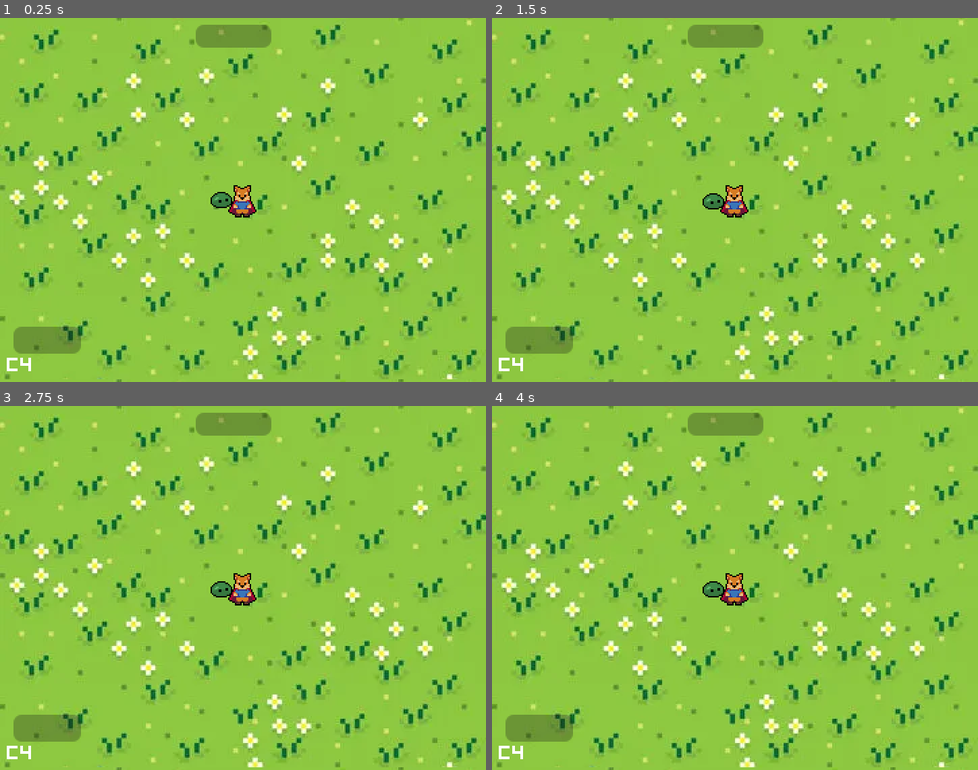
Above: before the commit, frames 1-4 (two rows, left to right).
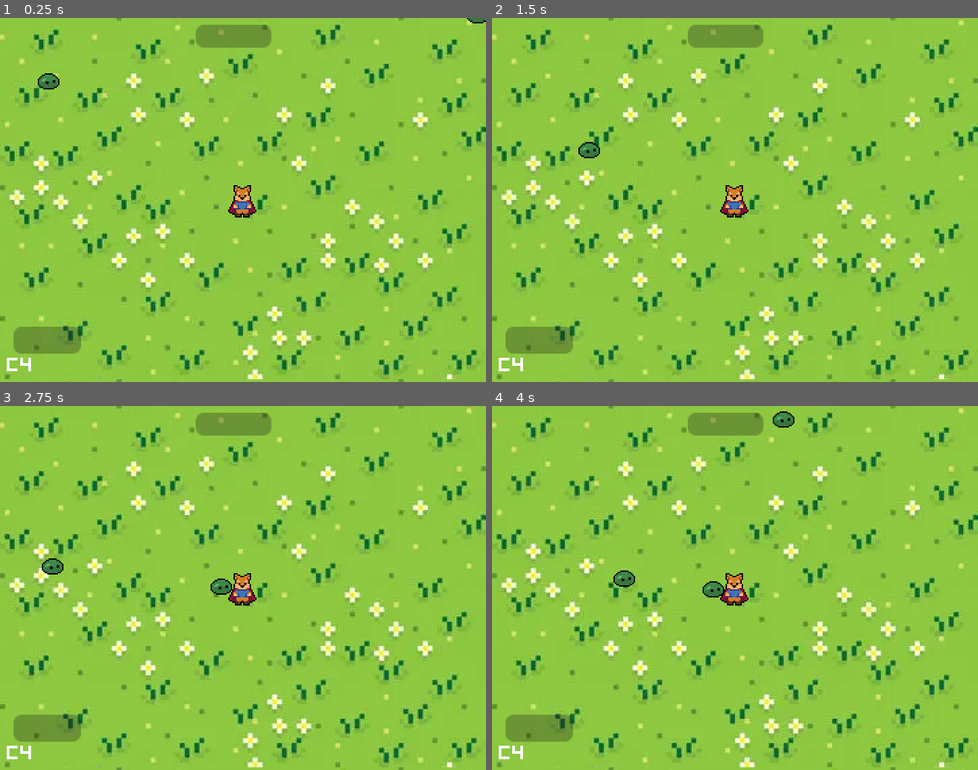
Above: after the commit, the same moments.

Repository: dorrajem/HarmoniaV
Game: Godot game, scene res://Scenes/World Scenes/testing_ground.tscn
Two runs of this game, one before a commit and one after it. Both use one fixed random seed, a clock stepped at 60 frames per second and the inputs below. Before the commit the project has no main scene; this scene is started directly in both runs.
Inputs:
- Up to frame 1 (0.25 s): no input
- Up to frame 2 (1.5 s): no input
- Up to frame 3 (2.75 s): no input
- Up to frame 4 (4 s): no input

The runs differ from the first frame. In frame 1, 0.4% of the frame differs, in the area x 7-100%, y 0-53%; in frame 2, 0.3%; in frame 3, 0.3%; in frame 4, 0.3%.

Commit message:
spawn enemies in waves + fixed navigation

Diff:
--- a/Enemy/enemy.gd
+++ b/Enemy/enemy.gd
@@ -1,20 +1,23 @@
 extends CharacterBody2D
 class_name Enemy
 
-@export var patrol_points: Array[Vector2] = [] # Set in the editor
+@export var patrol_point_count: int = 4               # how many random patrol points
+@export var patrol_radius: float = 200.0              # how far from spawn point
 @export var patrol_speed: float = 50.0
 @export var chase_speed: float = 100.0
 @export var detection_radius: float = 100.0
 
 var _current_point := 0
+var _patrol_points: Array[Vector2] = []
 var _player: Node2D = null
 var _is_chasing := false
 
+
 func _ready() -> void:
-	# Find the player automatically
 	_player = get_tree().get_first_node_in_group("Player")
-	if patrol_points.is_empty():
-		push_warning("No patrol points set for %s!" % name)
+
+	# ✅ Generate patrol points dynamically
+	_generate_patrol_points()
 
 func _physics_process(delta: float) -> void:
 	if _is_chasing and _player:
@@ -24,46 +27,51 @@
 
 	_check_player_detection()
 
+
+func _generate_patrol_points() -> void:
+	_patrol_points.clear()
+	for i in range(patrol_point_count):
+		var random_offset = Vector2(randf_range(-1, 1), randf_range(-1, 1)).normalized() * randf_range(0, patrol_radius)
+		var point = global_position + random_offset
+		_patrol_points.append(point)
+
+	print("%s generated patrol points: %s" % [name, _patrol_points])
+
+
 func _patrol(delta: float) -> void:
-	if patrol_points.is_empty():
+	if _patrol_points.is_empty():
 		return
 
-	var target := patrol_points[_current_point]
+	var target := _patrol_points[_current_point]
 	var direction := (target - global_position).normalized()
 	velocity = direction * patrol_speed
 	move_and_slide()
 
-	# When close to target, switch to next point
 	if global_position.distance_to(target) < 5.0:
-		_current_point = (_current_point + 1) % patrol_points.size()
+		_current_point = (_current_point + 1) % _patrol_points.size()
+
 
 func _chase_player(delta: float) -> void:
 	if not _player:
 		return
-
 	var direction := (_player.global_position - global_position).normalized()
 	velocity = direction * chase_speed
 	move_and_slide()
 
-	# Lose interest if player goes far away
 	if global_position.distance_to(_player.global_position) > detection_radius * 1.5:
 		_is_chasing = false
+
 
 func _check_player_detection() -> void:
 	if not _player:
 		return
-
 	var dist := global_position.distance_to(_player.global_position)
 	if dist < detection_radius:
 		var space_state = get_world_2d().direct_space_state
-
-		# ✅ create a proper raycast query
 		var query := PhysicsRayQueryParameters2D.create(global_position, _player.global_position)
-		query.exclude = [self]  # don’t detect itself
-
+		query.exclude = [self]
 		var result := space_state.intersect_ray(query)
 
-		# ✅ check result
 		if result.is_empty() or result["collider"] == _player:
 			_is_chasing = true
 		else:
--- a/Enemy/enemy.tscn
+++ b/Enemy/enemy.tscn
@@ -7,10 +7,8 @@
 
 [sub_resource type="CapsuleShape2D" id="CapsuleShape2D_px1sc"]
 
-[sub_resource type="Animation" id="Animation_px1sc"]
-resource_name = "idle"
-length = 0.8
-loop_mode = 1
+[sub_resource type="Animation" id="Animation_am0pq"]
+length = 0.001
 tracks/0/type = "value"
 tracks/0/imported = false
 tracks/0/enabled = true
@@ -24,8 +22,10 @@
 "values": [0]
 }
 
-[sub_resource type="Animation" id="Animation_am0pq"]
-length = 0.001
+[sub_resource type="Animation" id="Animation_px1sc"]
+resource_name = "idle"
+length = 0.8
+loop_mode = 1
 tracks/0/type = "value"
 tracks/0/imported = false
 tracks/0/enabled = true
--- /dev/null
+++ b/Enemy/enemy_spawner.gd
@@ -0,0 +1,65 @@
+extends Node2D
+class_name EnemySpawner
+
+@export var enemy_scene: PackedScene
+@export var initial_enemy_count: int = 5
+@export var spawn_interval: float = 20.0       # seconds between spawns
+@export var spawn_area_size: Vector2 = Vector2(1000, 800)
+@export var min_distance_from_player: float = 200.0
+@export var max_enemies: int = 100
+
+
+var _player: Node2D = null
+var _wave_count: int = 0
+var _timer: Timer
+
+
+func _ready() -> void:
+	_player = get_tree().get_first_node_in_group("Player")
+	if not enemy_scene:
+		push_error("EnemySpawner: enemy_scene not assigned!")
+		return
+
+	# spawn initial enemies
+	_spawn_enemies(initial_enemy_count)
+
+	# setup timer for new waves
+	_timer = Timer.new()
+	_timer.wait_time = spawn_interval
+	_timer.autostart = true
+	_timer.one_shot = false
+	add_child(_timer)
+	_timer.connect("timeout", _on_spawn_wave)
+
+
+func _spawn_enemies(count: int) -> void:
+	if not enemy_scene:
+		return
+
+	for i in range(count):
+		var enemy = enemy_scene.instantiate()
+		add_child(enemy)
+
+		# random spawn position in area
+		var spawn_pos: Vector2
+		var too_close := true
+		while too_close:
+			spawn_pos = Vector2(
+				randf_range(-spawn_area_size.x/2, spawn_area_size.x/2),
+				randf_range(-spawn_area_size.y/2, spawn_area_size.y/2)
+			)
+			too_close = _player and spawn_pos.distance_to(_player.global_position) < min_distance_from_player
+
+		enemy.global_position = spawn_pos
+		print("Spawned enemy at ", spawn_pos)
+
+
+
+func _on_spawn_wave() -> void:
+	_wave_count += 1
+	var new_enemy_count = int(initial_enemy_count * pow(2, _wave_count))
+	var current_enemy_count = get_child_count()
+	if current_enemy_count + new_enemy_count > max_enemies:
+		new_enemy_count = max_enemies - current_enemy_count
+	if new_enemy_count > 0:
+		_spawn_enemies(new_enemy_count)
--- /dev/null
+++ b/Enemy/enemy_spawner.tscn
@@ -0,0 +1,3 @@
+[gd_scene format=3 uid="uid://h8o8wjnbocdn"]
+
+[node name="EnemySpawner" type="Node2D"]
--- a/Player/player.gd
+++ b/Player/player.gd
@@ -301,3 +301,18 @@
 	animation_tree.set("parameters/StateMachine/MoveState/MoveState/blend_position", direction_vector)
 	animation_tree.set("parameters/StateMachine/AttackState/blend_position", direction_vector)
 	animation_tree.set("parameters/StateMachine/DashState/blend_position", direction_vector)
+
+
+
+var lives: int = 3
+
+func take_damage(amount: int) -> void:
+	lives -= amount
+	print("💥 Player hit! Lives remaining: ", lives)
+	if lives <= 0:
+		print("💀 Player has died!")
+		handle_death()
+
+func handle_death() -> void:
+	# for now, just log; later you can reset scene or respawn
+	print("Restart or game over logic here.")
--- a/Scenes/World Scenes/testing_ground.tscn
+++ b/Scenes/World Scenes/testing_ground.tscn
@@ -1,8 +1,9 @@
-[gd_scene load_steps=4 format=3 uid="uid://b3i4r6x3ynvoc"]
+[gd_scene load_steps=5 format=3 uid="uid://b3i4r6x3ynvoc"]
 
 [ext_resource type="Texture2D" uid="uid://bq3xp1w57ww41" path="res://Testing Texture Pack/Grass.webp" id="1_d6h6u"]
 [ext_resource type="PackedScene" uid="uid://bqqssa8nex3i3" path="res://Player/player.tscn" id="2_n1ume"]
 [ext_resource type="PackedScene" uid="uid://3rih3lcco63f" path="res://Enemy/enemy.tscn" id="3_eapo3"]
+[ext_resource type="Script" uid="uid://b6gcnnvafi30e" path="res://Enemy/enemy_spawner.gd" id="3_me3ea"]
 
 [node name="TestingGround" type="Node2D"]
 y_sort_enabled = true
@@ -20,5 +21,11 @@
 [node name="Player" parent="." instance=ExtResource("2_n1ume")]
 position = Vector2(180, 137)
 
-[node name="Enemy" parent="." instance=ExtResource("3_eapo3")]
-patrol_points = Array[Vector2]([Vector2(50, 50), Vector2(100, 50)])
+[node name="EnemySpawner" type="Node2D" parent="."]
+script = ExtResource("3_me3ea")
+enemy_scene = ExtResource("3_eapo3")
+spawn_area_size = Vector2(800, 500)
+
+[node name="Enemy" parent="EnemySpawner" instance=ExtResource("3_eapo3")]
+position = Vector2(29, 38)
+patrol_point_count = 10
--- a/project.godot
+++ b/project.godot
@@ -11,6 +11,7 @@
 [application]
 
 config/name="HarmoniaV"
+run/main_scene="uid://b3i4r6x3ynvoc"
 config/features=PackedStringArray("4.5", "Forward Plus")
 config/icon="res://icon.svg"
 
@@ -18,7 +19,6 @@
 
 window/size/viewport_width=360
 window/size/viewport_height=270
-window/size/mode=3
 window/size/borderless=true
 window/stretch/mode="viewport"
 window/vsync/vsync_mode=0
@@ -85,6 +85,16 @@
 "events": [Object(InputEventJoypadButton,"resource_local_to_scene":false,"resource_name":"","device":-1,"button_index":2,"pressure":0.0,"pressed":true,"script":null)
 ]
 }
+next_octave={
+"deadzone": 0.2,
+"events": [Object(InputEventJoypadMotion,"resource_local_to_scene":false,"resource_name":"","device":-1,"axis":5,"axis_value":1.0,"script":null)
+]
+}
+previous_octave={
+"deadzone": 0.2,
+"events": [Object(InputEventJoypadMotion,"resource_local_to_scene":false,"resource_name":"","device":-1,"axis":4,"axis_value":1.0,"script":null)
+]
+}
 
 [rendering]
 
Not shown, added: Enemy/enemy_spawner.gd.uid
